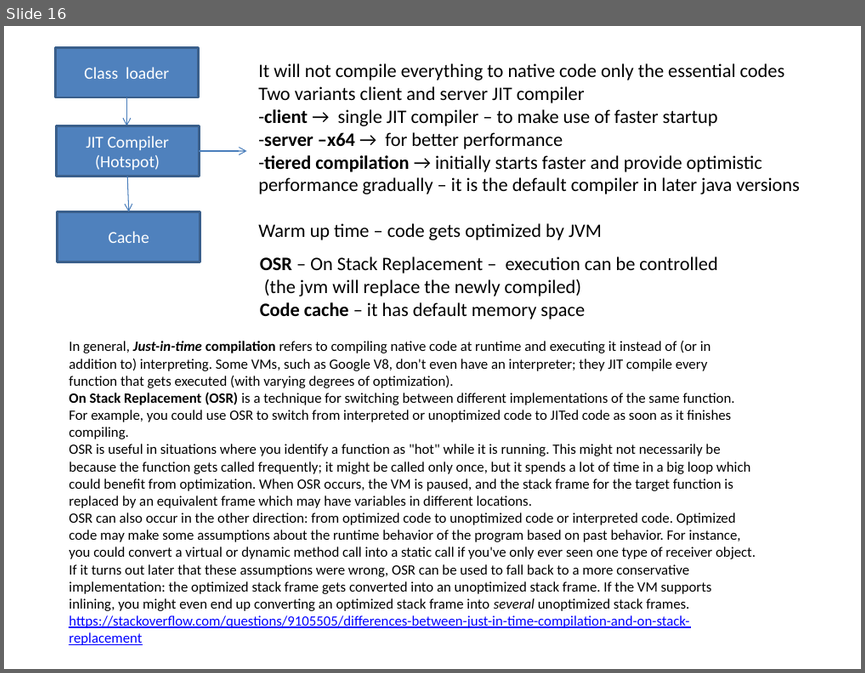
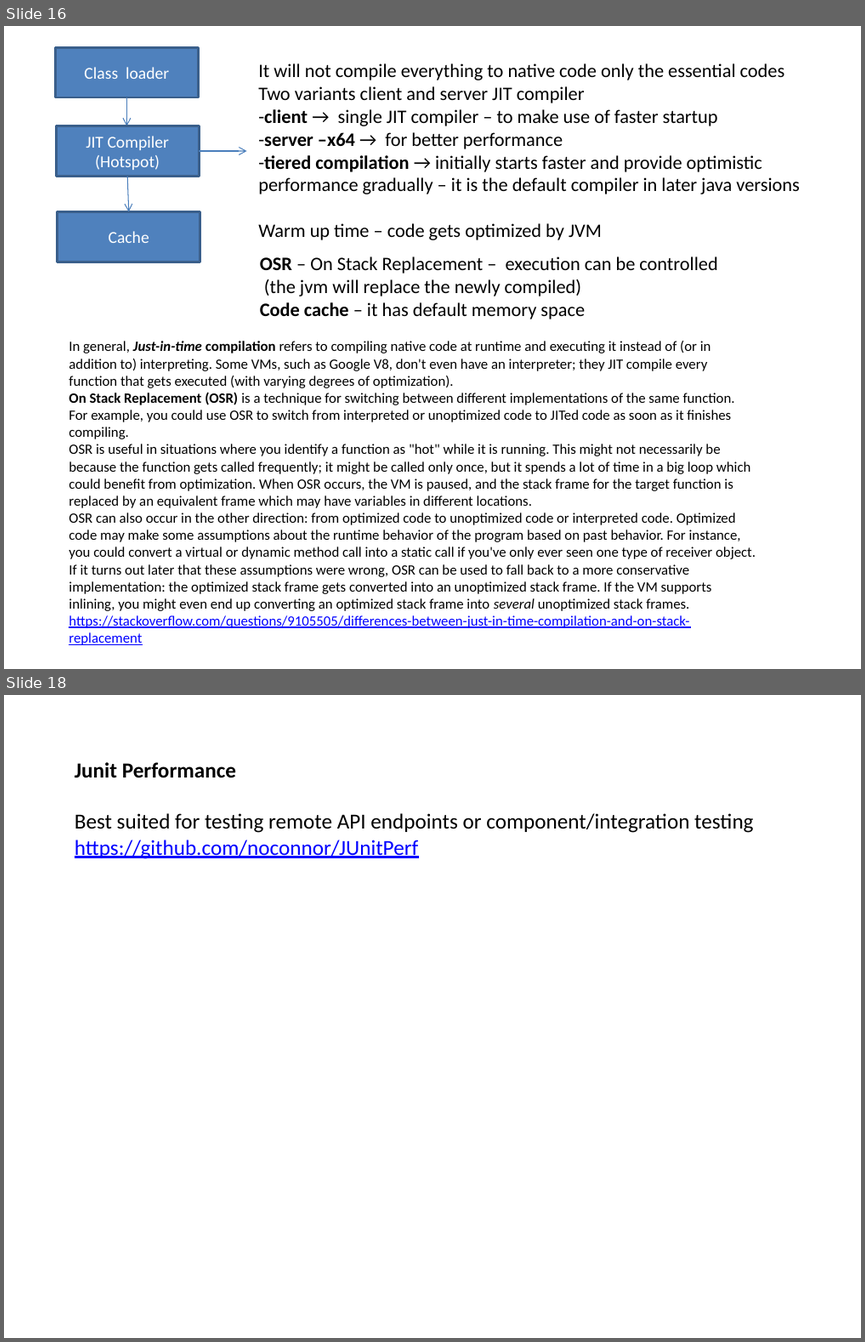
Before and after one commit to mdparthi/JavaPerformanceTuning, a slide deck: JPTInfo.pptx. Shown one above the other, each under a label of ours: slide 16 before the commit, slides 16 and 18 after it; the slides between them are not shown. The pictures are 865x673 and 865x1342 pixels, drawn with LibreOffice and Linux fonts; fonts in the diff are those of the drawing. Boxes give left, top, right and bottom in pixels: in the first picture for what was removed or moved away, otherwise in the second. Text is boxed around its words. In the diff, an @@ line names an element or a change of style, - is before the commit and + after.

```diff
--- a/JPTInfo.pptx
+++ b/JPTInfo.pptx
@@ slide 18 added at box(4, 695, 861, 1338), background #FFFFFF @@
@@ text added at box(75, 762, 753, 859), 18 pt, text #000000 @@
+Junit Performance
+Best suited for testing remote API endpoints or component/integration testing
+https://github.com/noconnor/JUnitPerf
```
Also in this commit, not shown: 1 slide changed, 30 other files.
